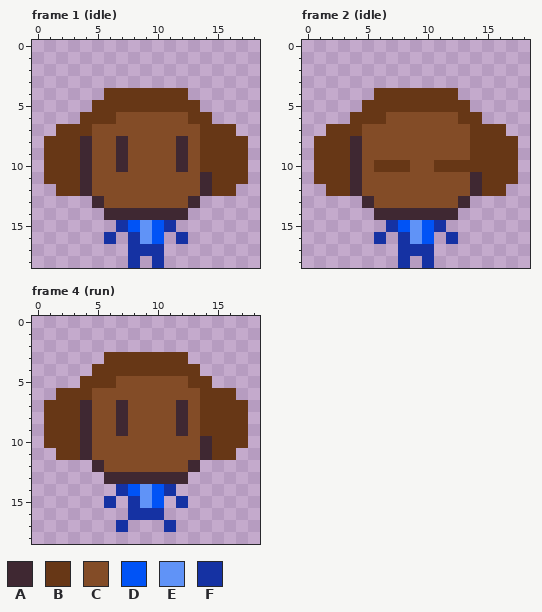
One commit to this pixel-art file: sprites/characters.aseprite. That is the earlier state.
19x19 pixels, 13 frames. Shown: frame 1 (idle), frame 2 (idle), frame 4 (run). The commit also changed other frames, which this record leaves out.
Palette (. is transparent): A #3f2832  B #673716  C #834c27  D #0053f6  E #6093f7  F #1532a3
The result:
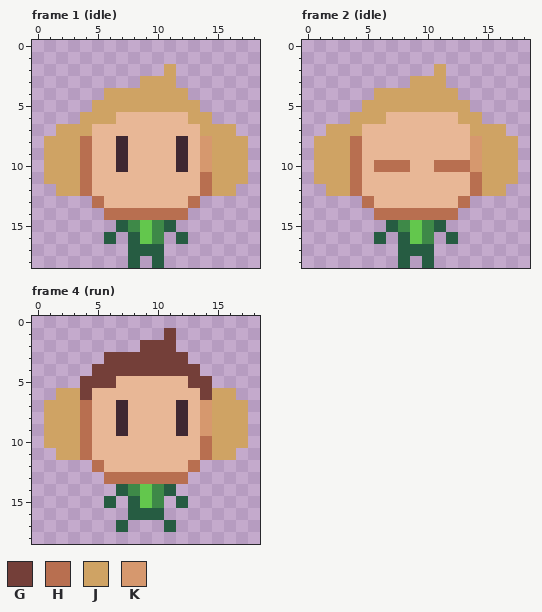
Colours new in this view: G #743f39  H #b86f50  J #cfa364  K #d6986e
Changes in this commit:
layer "BodyBlue" added
layer "BodyGreen" added
layer "HeadDark" added
layer "HeadLight" added
layer "HairBigDark" added
layer "HairBigLight" added
layer "HairPointyDark" added
layer "HairPointyLight" added
layer "Layer 1" removed
@@ palette @@
-C #834c27
+C #e8b796
-D #0053f6
+D #3e8948
-E #6093f7
+E #63c74d
-F #1532a3
+F #265c42
--- frame 1 (idle), layers "HairPointyLight", "HairBigLight", "HeadLight"
@@ x 0..18 @@
  1 ...................
- 2 ...................
- 3 ...................
- 4 ......BBBBBBB......
- 5 .....BBBBBBBBB.....
- 6 ....BBBCCCCCCBB....
- 7 ..BBBCCCCCCCCCBBB..
- 8 .BBBACCACCCCACBBBB.
- 9 .BBBACCACCCCACBBBB.
-10 .BBBACCACCCCACBBBB.
-11 .BBBACCCCCCCCCABBB.
-12 ..BBACCCCCCCCCABB..
-13 .....ACCCCCCCA.....
-14 ......AAAAAAA......
+ 2 ...........J.......
+ 3 .........JJJ.......
+ 4 ......JJJJJJJ......
+ 5 .....JJJJJJJJJ.....
+ 6 ....JJJCCCCCCJJ....
+ 7 ..JJJCCCCCCCCCJJJ..
+ 8 .JJJHCCACCCCACKJJJ.
+ 9 .JJJHCCACCCCACKJJJ.
+10 .JJJHCCACCCCACKJJJ.
+11 .JJJHCCCCCCCCCHJJJ.
+12 ..JJHCCCCCCCCCHJJ..
+13 .....HCCCCCCCH.....
+14 ......HHHHHHH......
 15 .......FDEDF.......
--- frame 2 (idle), layers "HairPointyLight", "HairBigLight", "HeadLight"
@@ x 0..18 @@
  1 ...................
- 2 ...................
- 3 ...................
- 4 ......BBBBBBB......
- 5 .....BBBBBBBBB.....
- 6 ....BBBCCCCCCBB....
- 7 ..BBBCCCCCCCCCBBB..
- 8 .BBBACCCCCCCCCBBBB.
- 9 .BBBACCCCCCCCCBBBB.
-10 .BBBACBBBCCBBBBBBB.
-11 .BBBACCCCCCCCCABBB.
-12 ..BBACCCCCCCCCABB..
-13 .....ACCCCCCCA.....
-14 ......AAAAAAA......
+ 2 ...........J.......
+ 3 .........JJJ.......
+ 4 ......JJJJJJJ......
+ 5 .....JJJJJJJJJ.....
+ 6 ....JJJCCCCCCJJ....
+ 7 ..JJJCCCCCCCCCJJJ..
+ 8 .JJJHCCCCCCCCCKJJJ.
+ 9 .JJJHCCCCCCCCCKJJJ.
+10 .JJJHCHHHCCHHHKJJJ.
+11 .JJJHCCCCCCCCCHJJJ.
+12 ..JJHCCCCCCCCCHJJ..
+13 .....HCCCCCCCH.....
+14 ......HHHHHHH......
 15 .......FDEDF.......
--- frame 4 (run), layers "HairPointyLight", "HairBigLight", "HeadLight"
@@ x 0..18 @@
  0 ...................
- 1 ...................
- 2 ...................
- 3 ......BBBBBBB......
- 4 .....BBBBBBBBB.....
- 5 ....BBBCCCCCCBB....
- 6 ..BBBCCCCCCCCCBBB..
- 7 .BBBACCACCCCACBBBB.
- 8 .BBBACCACCCCACBBBB.
- 9 .BBBACCACCCCACBBBB.
-10 .BBBACCCCCCCCCABBB.
-11 ..BBACCCCCCCCCABB..
-12 .....ACCCCCCCA.....
-13 ......AAAAAAA......
+ 1 ...........G.......
+ 2 .........GGG.......
+ 3 ......GGGGGGG......
+ 4 .....GGGGGGGGG.....
+ 5 ....GGGCCCCCCGG....
+ 6 ..JJGCCCCCCCCCGJJ..
+ 7 .JJJHCCACCCCACKJJJ.
+ 8 .JJJHCCACCCCACKJJJ.
+ 9 .JJJHCCACCCCACKJJJ.
+10 .JJJHCCCCCCCCCHJJJ.
+11 ..JJHCCCCCCCCCHJJ..
+12 .....HCCCCCCCH.....
+13 ......HHHHHHH......
 14 .......FDEDF.......
Changed places in both pictures, as pixel boxes (x1, y1, x2, y2):
changed: (44, 64, 248, 268)
changed: (314, 64, 518, 268)
changed: (44, 328, 248, 532)
